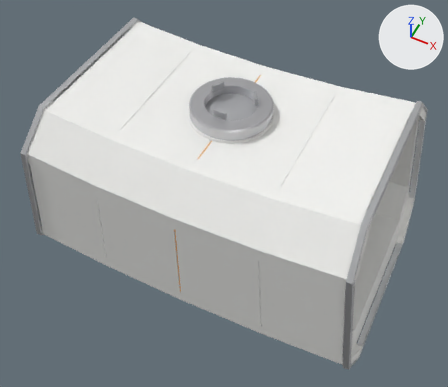
Renders of the glTF model models/station/ax_grav_07_ring_greenhouse.glb from each side of a commit.
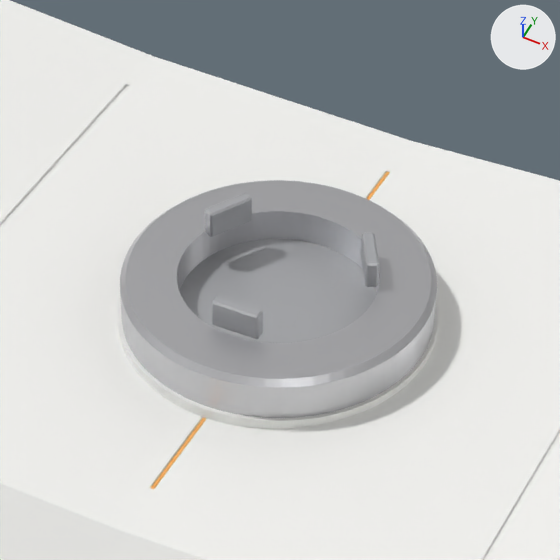
Each version appears first whole from a 50 mm camera at (3.96, -8.23, 9.68) aimed at (-0.01, -0.3, -0.23), and next in a close-up on the part from 35% to 68% of the width and 8% to 46% of the height. The lights are fixed; the arrows at upper right show +X, +Y and +Z. The first two pictures are the older version. Vertices at exactly the same position are counted once.

The first close-up shows 'hatch_door_1', 'hull', 'spoke_port', 'spoke_port_pedestal', 'spoke_port_petals' and 1 more.
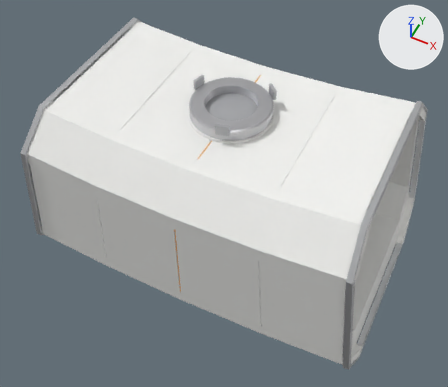
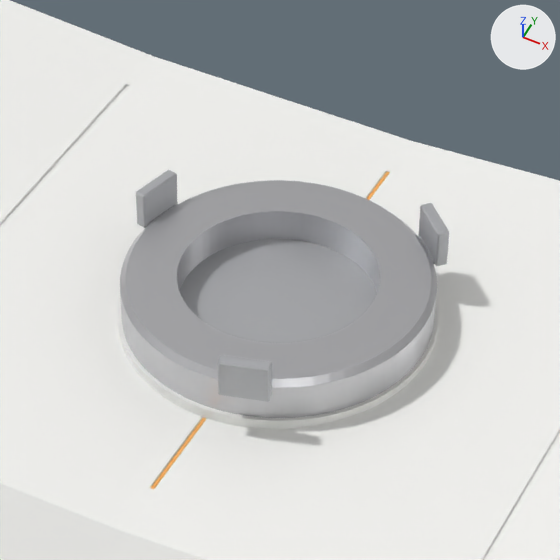
Location of each change, (x1, y1, x2, y2) in pixels of the close-ups (560 x 560 px):
'spoke_port_petals', reshaped (79% wider, 59% taller)
    before: (205, 193, 379, 339)
    after: (136, 170, 449, 402)
part 1 of me_ax_grav_07_ring_greenhouse_spoke_port_petals, reshaped
    before: (205, 193, 252, 237)
    after: (136, 170, 178, 228)
part 2 of me_ax_grav_07_ring_greenhouse_spoke_port_petals, reshaped
    before: (212, 296, 263, 339)
    after: (217, 355, 272, 402)
part 3 of me_ax_grav_07_ring_greenhouse_spoke_port_petals, added
    after: (418, 203, 449, 266)
part 4 of me_ax_grav_07_ring_greenhouse_spoke_port_petals, deleted
    before: (361, 233, 379, 287)

What changed in the scene script:
```text
Change me_ax_grav_07_ring_greenhouse_spoke_port_petals:
    used by ob_spoke_port_petals; location = (0.0, 0.0, 0.0)
    remove me_ax_grav_07_ring_greenhouse_spoke_port_petals.from_pydata(...)  # 72 vertices, 132 faces; spans x -0.485..0.485, y -0.492..0.352, z 2.053..2.207
    add me_ax_grav_07_ring_greenhouse_spoke_port_petals.from_pydata(...)  # 162 vertices, 312 faces; spans x -0.869..0.699, y -0.869..0.699, z 1.963..2.207
    me_ax_grav_07_ring_greenhouse_spoke_port_petals part 1: 24 vertices removed from x -0.485..-0.311, y 0.108..0.352, z 2.053..2.207; 54 vertices added at x -0.869..-0.735, y 0.087..0.346, z 1.963..2.207
    me_ax_grav_07_ring_greenhouse_spoke_port_petals part 2: 24 vertices removed from x -0.128..0.128, y -0.492..-0.428, z 2.053..2.207; 54 vertices added at x 0.087..0.346, y -0.869..-0.735, z 1.963..2.207
    me_ax_grav_07_ring_greenhouse_spoke_port_petals part 3: 54 vertices added at x 0.484..0.699, y 0.484..0.699, z 1.963..2.207
    me_ax_grav_07_ring_greenhouse_spoke_port_petals part 4: 24 vertices removed from x 0.311..0.485, y 0.108..0.352, z 2.053..2.207
```
